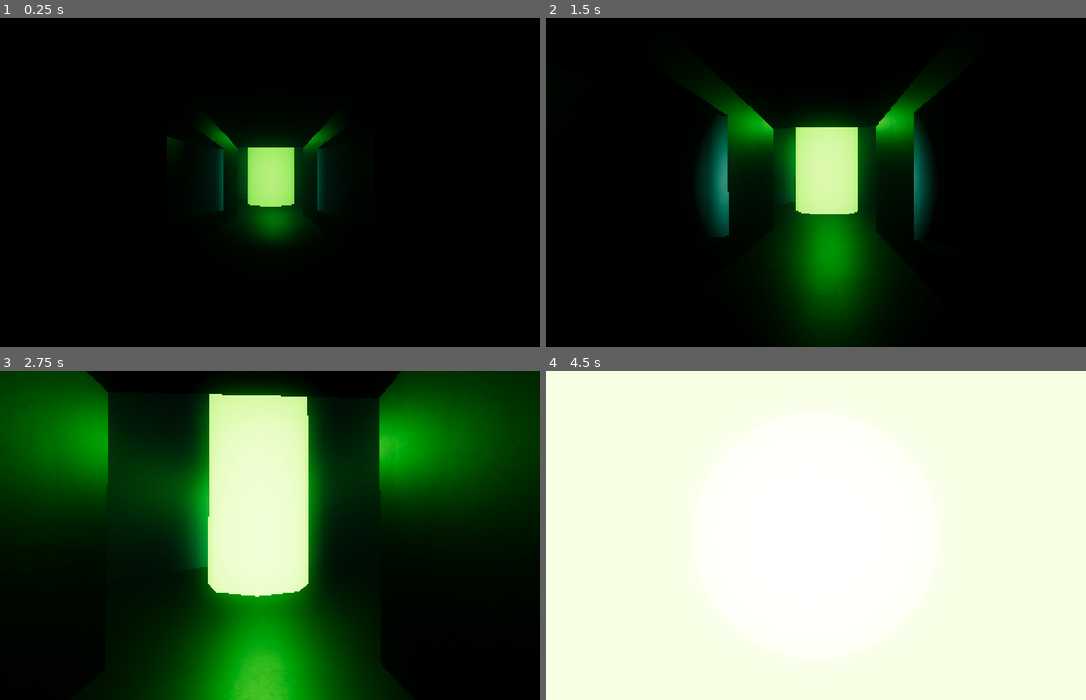
Above: before the commit, frames 1-4 (two rows, left to right).
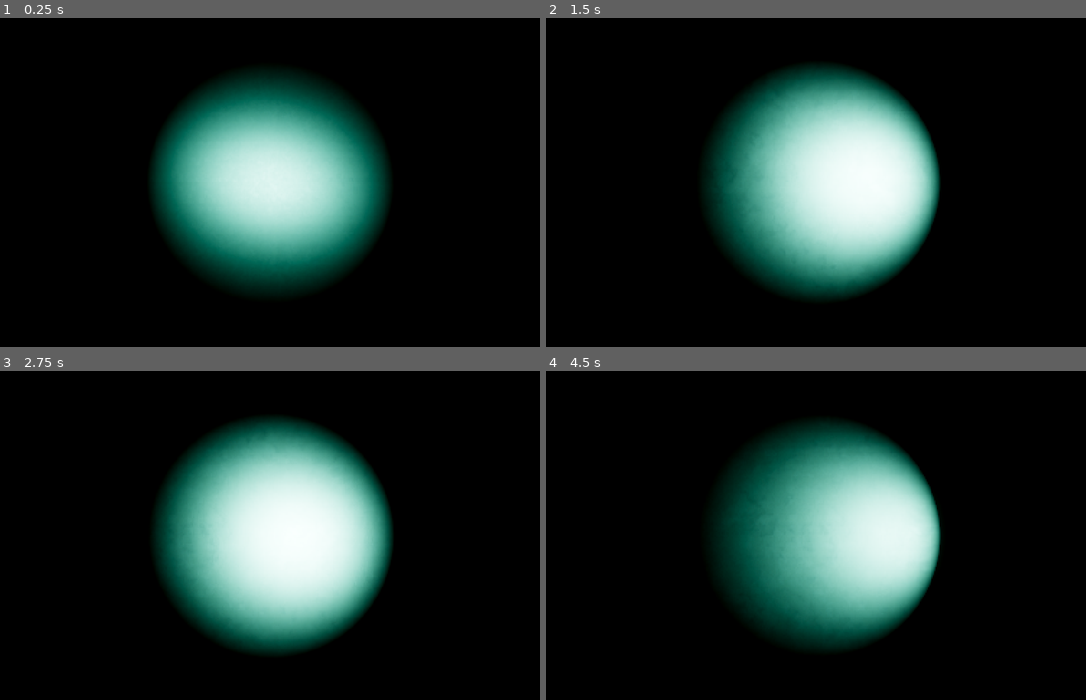
Above: after the commit, the same moments.

Repository: Gevrai/plunder
Game: Godot game, scene res://world.tscn
Two runs of this game, one before a commit and one after it. Both use one fixed random seed, a clock stepped at 60 frames per second and the inputs below.
Inputs (mouse positions are in pixels of both pictures, inside the frame that each line leads up to):
- Up to frame 1 (0.25 s): no input
- Up to frame 2 (1.5 s): tap Enter at 0.5 s; move the mouse to (843, 182) at 0.52 s; hold Shift (run) 0.53-1.28 s; hold W (up) from 0.53 s (still down); tap Space (jump) at 0.77 s; move the mouse to (789, 182) at 1.27 s; tap Shift (run) at 1.35 s
- Up to frame 3 (2.75 s): keep holding W (up); tap Space (jump) at 1.52 s; move the mouse to (280, 528) at 2.02 s; hold Shift (run) from 2.03 s (still down)
- Up to frame 4 (4.5 s): keep holding W (up); move the mouse to (810, 542) at 2.77 s; release Shift (run) at 2.78 s; tap Shift (run) at 2.85, 4.35 s; tap Space (jump) at 3.02, 3.77 s; move the mouse to (853, 538) at 3.52 s; hold Shift (run) 3.53-4.28 s; move the mouse to (772, 532) at 4.27 s

The runs differ from the first frame. In frame 1, 23% of the frame differs, in the area x 28-73%, y 16-84%; in frame 2, 27%; in frame 3, 65%; in frame 4, 100%, in the area x 0-100%, y 0-100%.

Commit message:
spawn in ship

Diff:
--- a/FPSCharacter.tscn
+++ b/FPSCharacter.tscn
@@ -32,7 +32,7 @@
 shape = SubResource("CapsuleShape3D_tt6jn")
 
 [node name="Head" type="Node3D" parent="."]
-transform = Transform3D(1, 0, 0, 0, 1, 0, 0, 0, 1, 0, 1.4, 0)
+transform = Transform3D(-1, 0, 0, 0, 1, 0, 0, 0, -1, 0, 1.4, 0)
 
 [node name="Camera3D" type="Camera3D" parent="Head"]
 transform = Transform3D(1, 0, 0, 0, 1, 0, 0, 0, 1, 0, 1.19209e-07, 0)
--- a/world.gd
+++ b/world.gd
@@ -15,7 +15,14 @@
 		add_child(multiplayer_scene.instantiate())
 	else:
 		print("Single player mode")
-		add_child(singleplayer_scene.instantiate())
+		var player = singleplayer_scene.instantiate()
+
+		var spawns = $Spawns.get_children()
+		var spawn = spawns[randi() % spawns.size()]
+		player.position = spawn.position
+
+		add_child(player)
+
 
 	if OS.has_feature("web"):
 		# On browsers we need to capture the mouse from a button press
--- a/world.tscn
+++ b/world.tscn
@@ -27,3 +27,14 @@
 
 [node name="Door2" parent="." instance=ExtResource("5_036b0")]
 transform = Transform3D(-4.37114e-08, 0, -1, 0, 1, 0, 1, 0, -4.37114e-08, 0, 0, 2)
+
+[node name="Spawns" type="Node" parent="."]
+
+[node name="Spawn1" type="Marker3D" parent="Spawns"]
+transform = Transform3D(-1, 0, 5.96046e-08, 0, 1, 0, -5.96046e-08, 0, -1, 15, 0, 3)
+
+[node name="Spawn2" type="Marker3D" parent="Spawns"]
+transform = Transform3D(1, 0, 0, 0, 1, 0, 0, 0, 1, 15, 0, -4)
+
+[node name="Spawn3" type="Marker3D" parent="Spawns"]
+transform = Transform3D(-4.37114e-08, 0, -1, 0, 1, 0, 1, 0, -4.37114e-08, 18, 0, 0)
